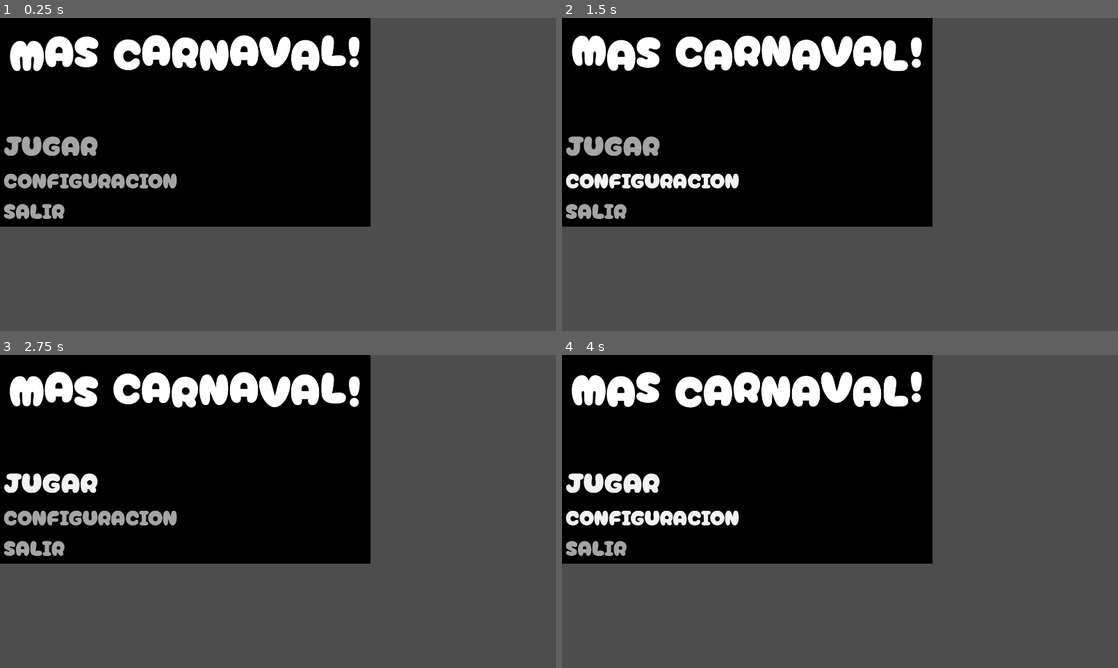
Above: before the commit, frames 1-4 (two rows, left to right).
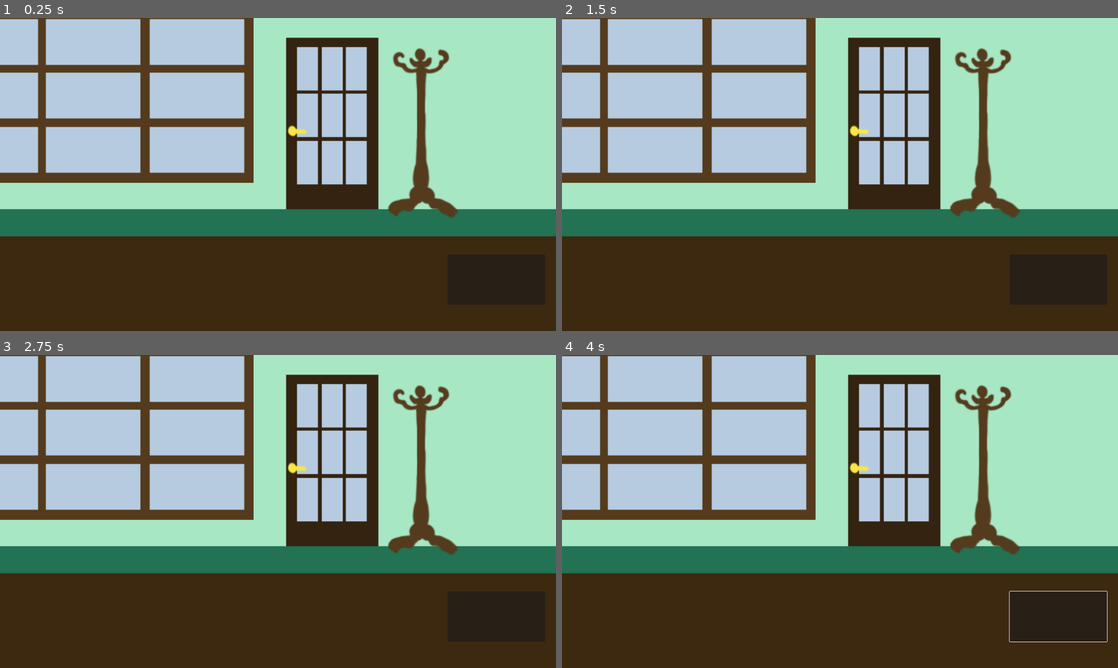
Above: after the commit, the same moments.

Repository: Valvetronix/ggj-2026-neverbullies
Game: Godot game, scene res://scenes/menu.tscn
Same seed, same stepped clock (60 frames per second), same inputs: the game is played once before the commit and once after it.
Inputs (mouse positions are in pixels of both pictures, inside the frame that each line leads up to):
- Up to frame 1 (0.25 s): no input
- Up to frame 2 (1.5 s): click (1056, 280) at 0.52 s; click (650, 180) at 1.25 s, where only the run before the commit has a clickable "CONFIGURACION"
- Up to frame 3 (2.75 s): click (50, 480) at 2 s, where only the run before the commit has a clickable "JUGAR"
- Up to frame 4 (4 s): click (612, 480) at 2.75 s, where only the run before the commit has a clickable "JUGAR"; hold Right (ui_right) from 3.53 s (still down)

The runs differ from the first frame. In frame 1, 100% of the frame differs, in the area x 0-100%, y 0-100%; in frame 2, 100%; in frame 3, 100%; in frame 4, 100%.
Error after the commit: Invalid access of index '2' on a base object of type: 'Array'. (res://scripts/client_window.gd:27)

Commit message:
agregue script de commons, configurado como singleton, y le agregue constantes para la pantalla de cliente

Diff:
--- a/project.godot
+++ b/project.godot
@@ -15,6 +15,10 @@
 config/features=PackedStringArray("4.6", "GL Compatibility")
 config/icon="res://icon.svg"
 
+[autoload]
+
+C="*uid://cpa4ui3ni6vfq"
+
 [display]
 
 window/size/viewport_width=1920
--- a/scenes/level.tscn
+++ b/scenes/level.tscn
@@ -1,6 +1,8 @@
 [gd_scene format=3 uid="uid://blqsy4k6pbgi4"]
 
 [ext_resource type="PackedScene" uid="uid://c1x4oc0gqfn45" path="res://scenes/countdown_animation.tscn" id="1_2q6dc"]
+[ext_resource type="Script" uid="uid://3gj00gab1jic" path="res://scripts/client_window.gd" id="2_w8frs"]
+[ext_resource type="Texture2D" uid="uid://bmr4j1k7e2enl" path="res://assets/backgrounds/recibimiento_cliente.png" id="3_mx8sn"]
 
 [sub_resource type="CanvasTexture" id="CanvasTexture_rd3vj"]
 
@@ -13,3 +15,24 @@
 centered = false
 
 [node name="CountdownAnimation" parent="." unique_id=1864382348 instance=ExtResource("1_2q6dc")]
+
+[node name="ClientWindow" type="Node2D" parent="." unique_id=849482920 node_paths=PackedStringArray("cw_background", "cw_client", "cw_next_window_button")]
+script = ExtResource("2_w8frs")
+cw_background = NodePath("CWBackground")
+cw_client = NodePath("CWClient")
+cw_next_window_button = NodePath("CWNextWindowButton")
+
+[node name="CWBackground" type="Sprite2D" parent="ClientWindow" unique_id=1148429210]
+position = Vector2(956, 538)
+scale = Vector2(2.676976, 2.676976)
+texture = ExtResource("3_mx8sn")
+
+[node name="CWClient" type="Sprite2D" parent="ClientWindow" unique_id=1609230617]
+position = Vector2(814, 361)
+scale = Vector2(0.5208767, 0.5203424)
+
+[node name="CWNextWindowButton" type="Button" parent="ClientWindow" unique_id=1199754886]
+offset_left = 1546.0
+offset_top = 816.0
+offset_right = 1882.0
+offset_bottom = 989.0
--- a/scenes/menu.tscn
+++ b/scenes/menu.tscn
@@ -1,105 +1,39 @@
 [gd_scene format=3 uid="uid://xh5p7buxoj6u"]
 
-[ext_resource type="FontFile" uid="uid://hewc2akfmln8" path="res://assets/fonts/CherryBombOne-Regular.ttf" id="1_lti8b"]
+[ext_resource type="PackedScene" uid="uid://c1x4oc0gqfn45" path="res://scenes/countdown_animation.tscn" id="1_con2f"]
+[ext_resource type="Script" uid="uid://3gj00gab1jic" path="res://scripts/client_window.gd" id="2_mhnvy"]
+[ext_resource type="Texture2D" uid="uid://bmr4j1k7e2enl" path="res://assets/backgrounds/recibimiento_cliente.png" id="3_4ytvr"]
 
-[sub_resource type="StyleBoxEmpty" id="StyleBoxEmpty_ouk20"]
+[sub_resource type="CanvasTexture" id="CanvasTexture_rd3vj"]
 
-[sub_resource type="StyleBoxEmpty" id="StyleBoxEmpty_lti8b"]
+[node name="Level" type="Node" unique_id=2056766894]
 
-[sub_resource type="StyleBoxEmpty" id="StyleBoxEmpty_mae5d"]
+[node name="Background" type="Sprite2D" parent="." unique_id=1714119518]
+modulate = Color(0.13524511, 0.14897059, 0.27053925, 1)
+scale = Vector2(1920, 1080)
+texture = SubResource("CanvasTexture_rd3vj")
+centered = false
 
-[sub_resource type="StyleBoxEmpty" id="StyleBoxEmpty_4hy44"]
+[node name="CountdownAnimation" parent="." unique_id=1864382348 instance=ExtResource("1_con2f")]
 
-[sub_resource type="StyleBoxEmpty" id="StyleBoxEmpty_ytr4m"]
+[node name="ClientWindow" type="Node2D" parent="." unique_id=849482920 node_paths=PackedStringArray("cw_background", "cw_client", "cw_next_window_button", "cw_dialogue_bubble")]
+script = ExtResource("2_mhnvy")
+cw_background = NodePath("CWBackground")
+cw_client = NodePath("CWClient")
+cw_next_window_button = NodePath("CWNextWindowButton")
+cw_dialogue_bubble = NodePath("")
 
-[node name="Menu" type="Control" unique_id=2042092872]
-layout_mode = 3
-anchors_preset = 0
-offset_right = 40.0
-offset_bottom = 40.0
+[node name="CWBackground" type="Sprite2D" parent="ClientWindow" unique_id=1148429210]
+position = Vector2(956, 538)
+scale = Vector2(2.676976, 2.676976)
+texture = ExtResource("3_4ytvr")
 
-[node name="ColorRect" type="ColorRect" parent="." unique_id=1994543064]
-layout_mode = 1
-anchors_preset = 15
-anchor_right = 1.0
-anchor_bottom = 1.0
-offset_right = 1240.0
-offset_bottom = 680.0
-grow_horizontal = 2
-grow_vertical = 2
-color = Color(0, 0, 0, 1)
+[node name="CWClient" type="Sprite2D" parent="ClientWindow" unique_id=1609230617]
+position = Vector2(814, 361)
+scale = Vector2(0.5208767, 0.5203424)
 
-[node name="Label" type="RichTextLabel" parent="." unique_id=102160727]
-layout_mode = 1
-anchors_preset = 10
-anchor_right = 1.0
-offset_right = 1240.0
-offset_bottom = 218.0
-grow_horizontal = 2
-theme_override_fonts/normal_font = ExtResource("1_lti8b")
-theme_override_font_sizes/normal_font_size = 150
-bbcode_enabled = true
-text = "[wave amp=90.0 freq=3.0 connected=0.75][tornado radius=1.0 freq=1.0 connected=150]MAS CARNAVAL![/tornado][/wave]
-"
-fit_content = true
-horizontal_alignment = 1
-vertical_alignment = 1
-
-[node name="MarginContainer" type="MarginContainer" parent="." unique_id=583533366]
-layout_mode = 1
-anchors_preset = 2
-anchor_top = 1.0
-anchor_bottom = 1.0
-offset_top = 390.0
-offset_right = 605.0
-offset_bottom = 679.0
-grow_vertical = 0
-theme_override_constants/margin_left = 12
-theme_override_constants/margin_bottom = 5
-
-[node name="VBoxContainer" type="VBoxContainer" parent="MarginContainer" unique_id=917620103]
-layout_mode = 2
-size_flags_vertical = 8
-theme_override_constants/separation = 0
-
-[node name="PlayButton" type="Button" parent="MarginContainer/VBoxContainer" unique_id=830314599]
-layout_mode = 2
-size_flags_horizontal = 0
-size_flags_vertical = 3
-theme_override_colors/font_color = Color(0.64134556, 0.64134556, 0.64134556, 1)
-theme_override_fonts/font = ExtResource("1_lti8b")
-theme_override_font_sizes/font_size = 96
-theme_override_styles/normal = SubResource("StyleBoxEmpty_ouk20")
-theme_override_styles/pressed = SubResource("StyleBoxEmpty_lti8b")
-theme_override_styles/hover = SubResource("StyleBoxEmpty_mae5d")
-theme_override_styles/disabled = SubResource("StyleBoxEmpty_4hy44")
-theme_override_styles/focus = SubResource("StyleBoxEmpty_ytr4m")
-text = "JUGAR"
-
-[node name="ConfigButton" type="Button" parent="MarginContainer/VBoxContainer" unique_id=960620080]
-layout_mode = 2
-size_flags_horizontal = 0
-size_flags_vertical = 3
-theme_override_colors/font_color = Color(0.64134556, 0.64134556, 0.64134556, 1)
-theme_override_fonts/font = ExtResource("1_lti8b")
-theme_override_font_sizes/font_size = 72
-theme_override_styles/normal = SubResource("StyleBoxEmpty_ouk20")
-theme_override_styles/pressed = SubResource("StyleBoxEmpty_lti8b")
-theme_override_styles/hover = SubResource("StyleBoxEmpty_mae5d")
-theme_override_styles/disabled = SubResource("StyleBoxEmpty_4hy44")
-theme_override_styles/focus = SubResource("StyleBoxEmpty_ytr4m")
-text = "CONFIGURACION"
-
-[node name="ExitButton" type="Button" parent="MarginContainer/VBoxContainer" unique_id=2089715044]
-layout_mode = 2
-size_flags_horizontal = 0
-size_flags_vertical = 3
-theme_override_colors/font_color = Color(0.64134556, 0.64134556, 0.64134556, 1)
-theme_override_fonts/font = ExtResource("1_lti8b")
-theme_override_font_sizes/font_size = 72
-theme_override_styles/normal = SubResource("StyleBoxEmpty_ouk20")
-theme_override_styles/pressed = SubResource("StyleBoxEmpty_lti8b")
-theme_override_styles/hover = SubResource("StyleBoxEmpty_mae5d")
-theme_override_styles/disabled = SubResource("StyleBoxEmpty_4hy44")
-theme_override_styles/focus = SubResource("StyleBoxEmpty_ytr4m")
-text = "SALIR"
+[node name="CWNextWindowButton" type="Button" parent="ClientWindow" unique_id=1199754886]
+offset_left = 1546.0
+offset_top = 816.0
+offset_right = 1882.0
+offset_bottom = 989.0
--- a/scripts/client_window.gd
+++ b/scripts/client_window.gd
@@ -3,10 +3,12 @@
 @export var cw_client: Sprite2D
 @export var cw_next_window_button: Button
 @export var cw_dialogue_bubble: Sprite2D
- ##Vas a tener que iterar sobre los sprites y asignarlos con el indice. Lo mismo con el pedido
+
+##Vas a tener que iterar sobre los sprites y asignarlos con el indice. Lo mismo con el pedido
 ## Que puede ser un label
 ## Y en algun script commons asocias pedido y mascara.
 ## A revisar los atributos.
+
 # Called when the node enters the scene tree for the first time.
 func _ready() -> void:
 	pass # Replace with function body.
@@ -15,9 +17,12 @@
 # Called every frame. 'delta' is the elapsed time since the previous frame.
 func _process(delta: float) -> void:
 	pass
+
 func spawn_client():
-	get_random()
+	get_random_client()
 
-func get_random():
+func get_random_client():
 	var random_sprite = randi()%10
 	var random_order = randi()%10
+	var choosen_sprite = C.CLIENT_SPRITES[random_sprite]
+	var choosen_orden = C.CLIENT_DIALOGUES[random_order]
--- /dev/null
+++ b/scripts/commons.gd
@@ -0,0 +1,5 @@
+extends Node
+
+const CLIENT_SPRITES = []
+const CLIENT_DIALOGUES = {"Quiero una mascara citrica" : {}, "Quiero una mascara primaveral" : {}}
+const CLIENT_ORDERS = []
Not shown, added: scripts/commons.gd.uid
